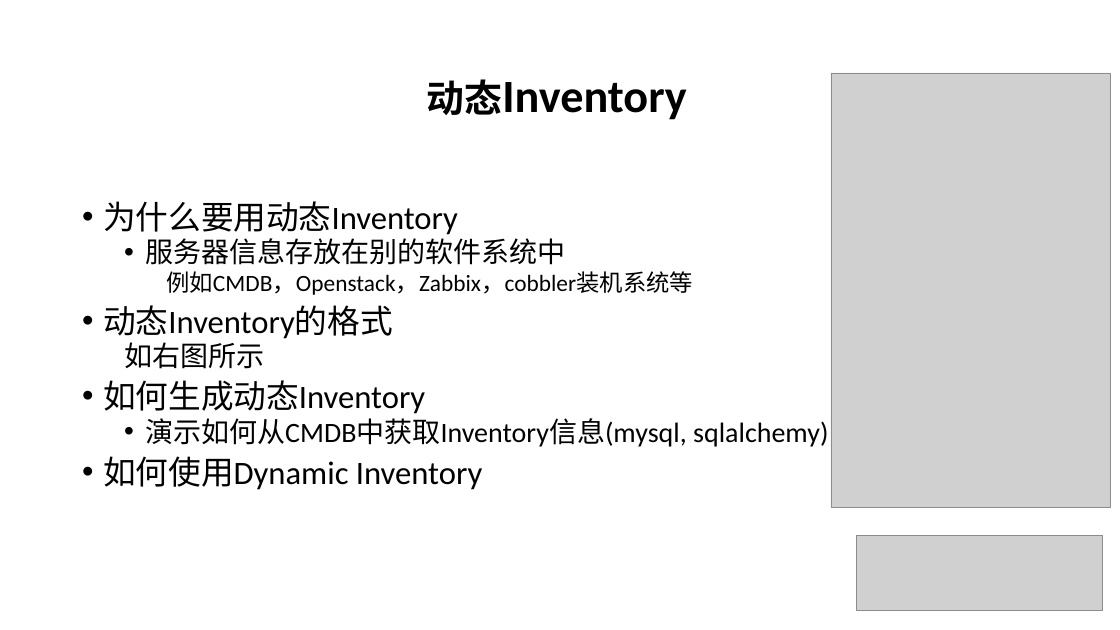
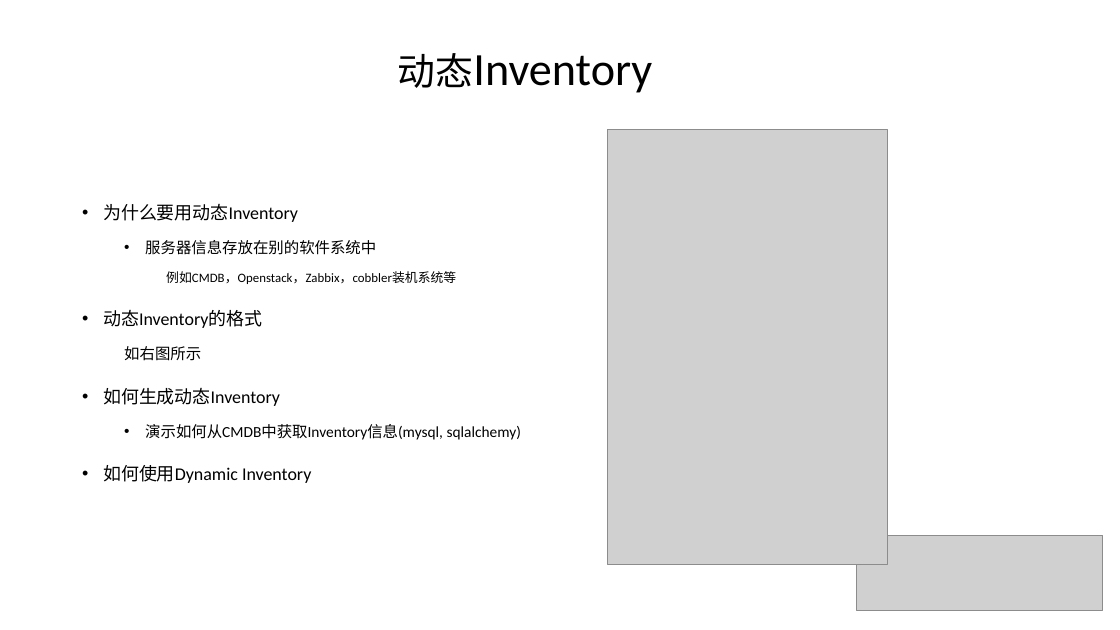
Before and after one commit to leeyan85/ansible-develop, a slide deck: slide 4 of 06-Ansible develop.pptx. Drawn at 1120x630 pixels with LibreOffice and Linux fonts; fonts in the diff are those of the drawing; grey boxes stand for pictures. Boxes give left, top, right and bottom in pixels: in the first picture for what was removed or moved away, otherwise in the second. Text is boxed around its words. In the diff, an @@ line names an element or a change of style, - is before the commit and + after.

```diff
--- a/06-Ansible develop.pptx
+++ b/06-Ansible develop.pptx
@@ title "动态Inventory": place and size @@
-title "动态Inventory" at <box>427,79,686,120</box>
+title "动态Inventory" at <box>398,53,652,93</box>
@@ title "动态Inventory" at <box>398,53,652,93</box>: bold off @@
@@ picture: place and size @@
-picture at <box>831,73,1111,507</box>
+picture at <box>608,129,888,564</box>
@@ text "为什么要用动态Inventory" at <box>103,204,521,483</box>: size 28 to 15.4 pt in "为什么要用动态Inventory", "动态Inventory的格式", "如何生成动态Inventory", "如何使用Dynamic Inventory"; size 24 to 13.2 pt in "服务器信息存放在别的软件系统中", "如右图所示", "演示如何从CMDB中获取Inventory信息(mysql, sqlalchemy)"; size 20 to 11 pt in "例如CMDB，Openstack，Zabbix，cobbler装机系统等"; line spacing 0.8 to 1.5 @@
```
Also in this commit, not shown: 6 other slides changed, 1 other file.
